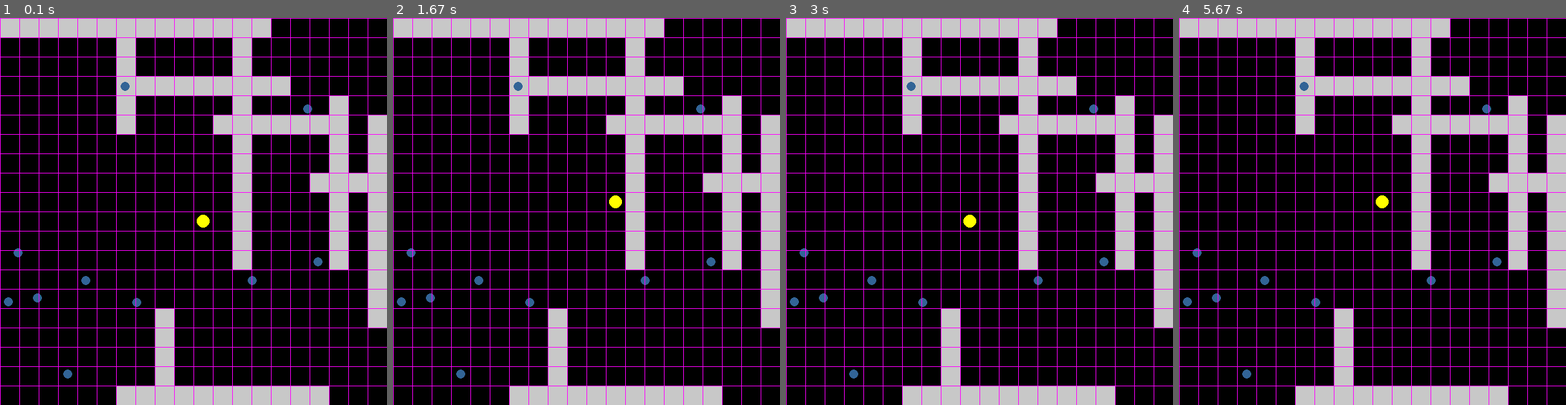
Above: before the commit, frames 1-4 (left to right).
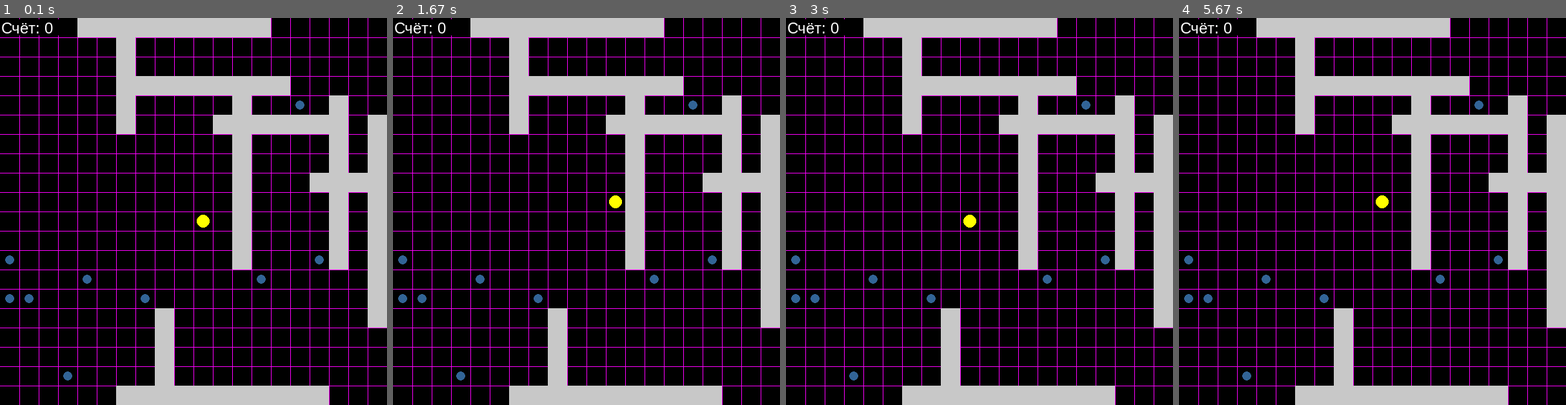
Above: after the commit, the same moments.

Repository: ryabinin13/pacman
Game: pygame game, started from main.py
Two runs of this game, one before a commit and one after it. Both use one fixed random seed, a clock stepped at 60 frames per second and the inputs below.
Inputs:
- Up to frame 1 (0.1 s): no input
- Up to frame 2 (1.67 s): hold Right 0.33-0.8 s; hold Up 0.83-1.13 s
- Up to frame 3 (3 s): hold Left 1.67-2.2 s; hold Down 2.23-2.53 s; hold Left 2.57-2.97 s
- Up to frame 4 (5.67 s): hold Up 3-3.37 s; hold Right 3.4-4.03 s; hold Down 4.07-4.43 s; hold Left 4.47-4.93 s; hold Right 4.97-5.43 s; hold Up from 5.47 s (still down)

The runs differ from the first frame. In frame 1, 3.4% of the frame differs, in the area x 0-100%, y 0-100%; in frame 2, 3.4%; in frame 3, 3.4%; in frame 4, 3.4%.

Commit message:
Счетчик

Diff:
--- a/main.py
+++ b/main.py
@@ -1,9 +1,14 @@
+import time
+
 import pygame
 import random
 import itertools
 import numpy as np
 import math
 pygame.init()
+
+score = 0 #счетчик очков
+game_over_font = pygame.font.SysFont("Arial", 60)
 
 class Pacman:
     def __init__(self, x, y):
@@ -48,7 +53,6 @@
             if self.x > 0:
                 self.x -= SIZE_ONE_CELL
 
-
 pacman = Pacman(315,315)
 
 class Wall:
@@ -69,12 +73,14 @@
 pygame.display.set_caption('pacman')
 clock = pygame.time.Clock()
 
-for i in range(SIZE):
+for i in range(SIZE_ONE_CELL, SIZE):
     if i % SIZE_ONE_CELL == 0:
         pygame.draw.line(sc, (255,0,255), (0,i),(SIZE,i), 1)
         pygame.draw.line(sc, (255, 0, 255), (i,0), (i,SIZE), 1)
 
+
 walls = []
+
 for j in range(0, COUNT_OF_WALL):
     random_XY = [random.randint(0, SIZE) for i in range(2)]
     random_XY = [random_XY[i] - random_XY[i] % SIZE_ONE_CELL for i in range(2)]
@@ -86,53 +92,74 @@
 
     for r in range(1, random_right):
         coord = [random_XY[0] + r * SIZE_ONE_CELL, random_XY[1]]
-        if coord[0] > SIZE:
+        if coord[0] > SIZE-100:
             continue
         pygame.draw.rect(sc, (200, 200, 200), (coord[0], coord[1], SIZE_ONE_CELL, SIZE_ONE_CELL))
         walls.append(coord)
     for l in range(1, random_left):
         coord = [random_XY[0] -l * SIZE_ONE_CELL, random_XY[1]]
-        if coord[0] < 0:
+        if coord[0] < 0+100:
             continue
         pygame.draw.rect(sc, (200, 200, 200), (coord[0], coord[1], SIZE_ONE_CELL, SIZE_ONE_CELL))
         walls.append(coord)
     for u in range(1, random_up):
         coord = [random_XY[0], random_XY[1] -u * SIZE_ONE_CELL]
-        if coord[1] < 0:
+        if coord[1] < 0+100:
             continue
         pygame.draw.rect(sc, (200, 200, 200), (coord[0], coord[1], SIZE_ONE_CELL, SIZE_ONE_CELL))
         walls.append(coord)
     for d in range(1, random_down):
         coord = [random_XY[0], random_XY[1] +d * SIZE_ONE_CELL]
-        if coord[1] > SIZE:
+        if coord[1] > SIZE-100:
             continue
         pygame.draw.rect(sc, (200, 200, 200), (coord[0], coord[1], SIZE_ONE_CELL, SIZE_ONE_CELL))
         walls.append(coord)
 
 walls_unique = list(set(tuple(w) for w in walls))
 
-i = 0
-while i < COUNT_OF_AWARDS:
+dots = []
+
+for awards in range(COUNT_OF_AWARDS):
+    score_font = pygame.font.SysFont("Arial", 24)
+    cross = False
     random_XY = [random.randint(0, SIZE) for i in range(2)]
-    pygame.draw.circle(sc, (50, 100, 150), (random_XY[0], random_XY[1]), SIZE_ONE_CELL / 4)
-
-    i = i +1
+    random_XY = [random_XY[i] - random_XY[i] % SIZE_ONE_CELL for i in range(2)]
+    for wall in walls:
+        if random_XY == wall:
+            cross = True
+            break
+    if cross == False:
+        random_XY = [random_XY[i] + SIZE_ONE_CELL/2 for i in range(2)]
+        pygame.draw.circle(sc, (50, 100, 150), (random_XY[0], random_XY[1]), SIZE_ONE_CELL / 4)
+        dots.append(random_XY)
 
 
-for i in range(SIZE):
-    if i % SIZE_ONE_CELL == 0:
-        pygame.draw.line(sc, (255,0,255), (0,i),(SIZE,i), 1)
-        pygame.draw.line(sc, (255, 0, 255), (i,0), (i,SIZE), 1)
+def score_count():
+    global score
+    for dot in dots:
+        if(int(dot[0]) == pacman.x and int(dot[1]) == pacman.y):
+            dots.remove(dot)
+            score += 1
+    score_text = score_font.render("Счёт: {}".format(score), True, (255, 255, 255))  # для отображения
+    sc.blit(score_text, (2, 2))                                                    # счета
 
-print(len(walls_unique))
+#print(len(walls_unique))
 
 pacman.draw()
 
+pygame.display.flip()
 while True:
     for event in pygame.event.get():
         if event.type == pygame.QUIT:
             exit()
+        elif score == COUNT_OF_AWARDS -1 :
+            sc.fill((0,0,0))
+            game_over_text = game_over_font.render("Вы выиграли!", True,(255, 255, 255))  # для отображения
+            sc.blit(game_over_text, (350, 350))
+            time.sleep(10)
+            exit()
         elif event.type == pygame.KEYDOWN:
+            print(pacman.x, " ", pacman.y)
             if event.key == pygame.K_RIGHT:
                 pacman.direction = "right"
                 pacman.move()
@@ -145,5 +172,7 @@
             elif event.key == pygame.K_DOWN:
                 pacman.direction = "down"
                 pacman.move()
+    pygame.draw.rect(sc, (0,0,0), (2, 2, 90, 25))
+    score_count()
     pacman.draw()
     pygame.display.flip()
